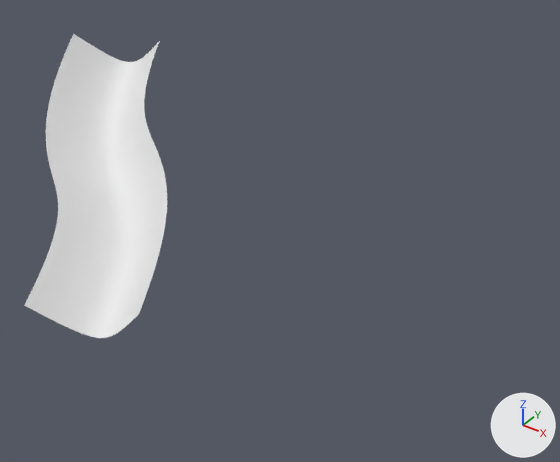
Before and after pictures for a commit that changed the Blender file resources/tunnels.blend.
One viewpoint serves both versions: a camera (50 mm lens) standing at (10.4, -8.93, 6.9) and looking at (3.4, 0.79, -0.61). Arrows for +X, +Y and +Z are at lower right; the lights stay in place.
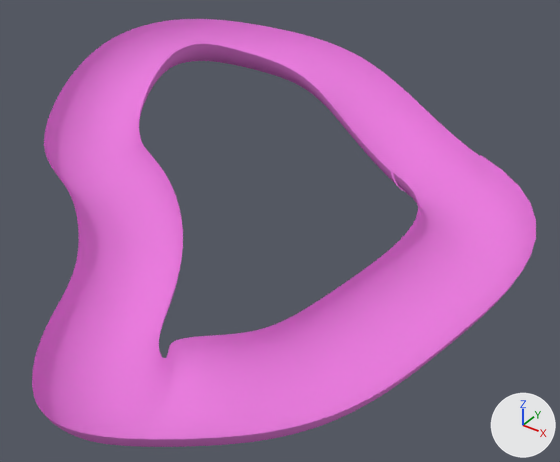
Changed parts and their boxes [x1, y1, x2, y2] in the pictures (560 x 462 px):
'NurbsPath', reshaped (251% wider, 41% taller): before [24, 34, 167, 338]; after [32, 19, 536, 447]

The change, as a list of edits to the scene's bpy script:
```text
Add mat_material:
    mat_material = diffuse_material('Material')
    mat_material.base_color = (0.8, 0.215, 0.719)  # pink #e780dc
Change cu_beziercurve:
    remove _sp.bezier_points.foreach_set('co', [-1.1, -0.2, 0.0, 0.9, -0.2, 0.0])
    remove _sp.bezier_points.foreach_set('handle_left', [-1.603, -0.697, 0.0, 0.00562, 0.804, 0.0])
    remove _sp.bezier_points.foreach_set('handle_right', [-0.0581, 0.829, 0.0, 1.377, -0.736, 0.0])
    remove for _p, _l, _r in zip(_sp.bezier_points, ['ALIGNED', 'ALIGNED'], ['ALIGNED', 'ALIGNED']): _p.handle_left_type = _l; _p.handle_right_type = _r
    _sp: cu_beziercurve.splines.new('BEZIER'); _sp.bezier_points.add(1) -> cu_beziercurve.splines.new('BEZIER'); _sp.bezier_points.add(2)
    add _sp.bezier_points.foreach_set('co', [-1.391, -0.2, 0.0, 0.0149, 0.747, 0.0, 1.363, -0.2, 0.0])
    add _sp.bezier_points.foreach_set('handle_left', [-1.563, -0.816, 0.0, -0.432, 0.751, 0.0, 1.276, 0.467, 0.0])
    add _sp.bezier_points.foreach_set('handle_right', [-1.194, 0.505, 0.0, 0.461, 0.744, 0.0, 1.443, -0.815, 0.0])
    add for _p, _l, _r in zip(_sp.bezier_points, ['ALIGNED', 'ALIGNED', 'ALIGNED'], ['ALIGNED', 'ALIGNED', 'ALIGNED']): _p.handle_left_type = _l; _p.handle_right_type = _r
Change cu_nurbspath:
    remove _sp.points.foreach_set('co', [-2.0, -2.453, -1.367, 1.0, -1.0, 0.0, 0.0, 1.0, 0.0, 0.0, 0.0, 1.0, 1.0, 0.0, 0.0, 1.0, 2.226, 2.763, 0.863, 1.0])
    _sp: cu_nurbspath.splines.new('NURBS'); _sp.points.add(4) -> cu_nurbspath.splines.new('NURBS'); _sp.points.add(16)
    add _sp.points.foreach_set('co', [5.366, -3.001, -0.253, 1.0, 3.737, -4.359, 0.00897, 1.0, 2.079, -5.141, -0.961, 1.0, 0.23, -5.026, -0.961, 1.0, -1.257, -4.226, -1.367, 1.0, -2.0, -2.453, -1.367, 1.0, -1.0, 0.0, 0.0, 1.0, 0.0, 0.0, 0.0, 1.0, 1.154, 0.55, 0.617, 1.0, 1.881, 1.595, 1.215, 1.0, 2.394, 2.932, 1.229, 1.0, 3.826, 4.063, 0.863, 1.0, 4.826, 4.063, -0.137, 1.0, 6.51, 2.716, 0.271, 1.0, 6.602, 1.043, -0.127, 1.0, 7.39, -1.759, -0.451, 1.0, 5.322, -3.047, -0.264, 1.0])
    add cu_nurbspath.materials.append(mat_material)  # pink #e780dc
    add cu_nurbspath.twist_mode = 'Z_UP'
Change ob_beziercurve:
    ob_beziercurve.scale: (1.0, 1.0, 1.0) -> (0.674, 0.674, 0.674)
```
